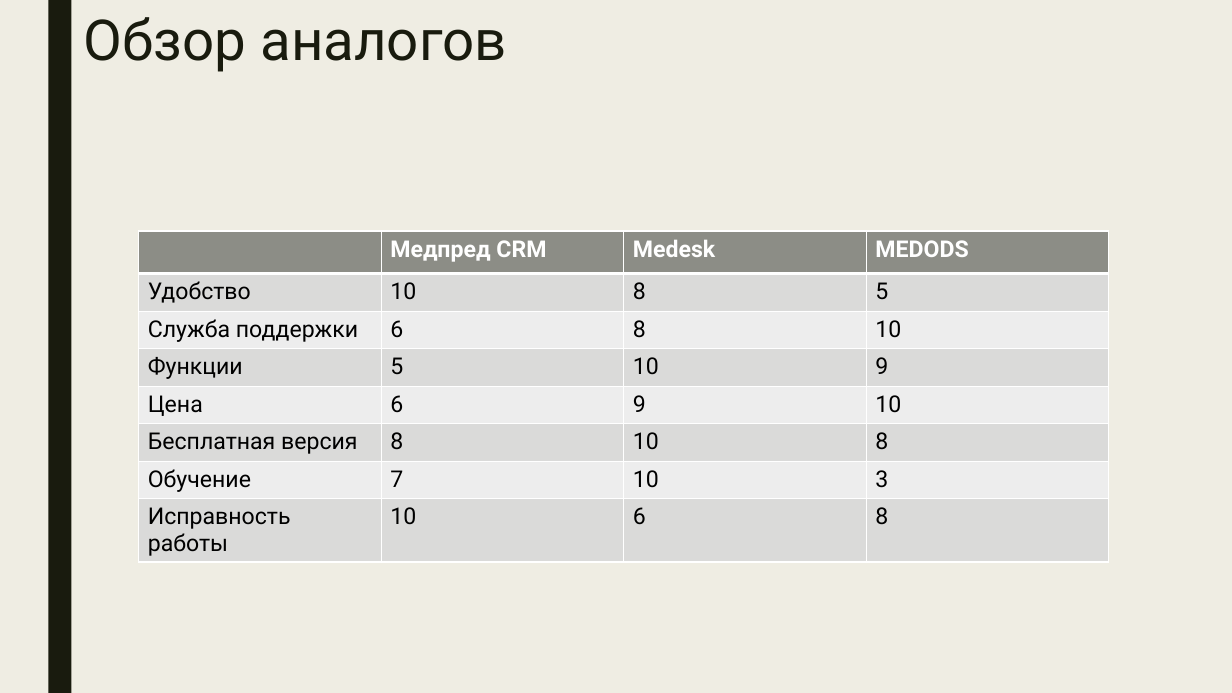
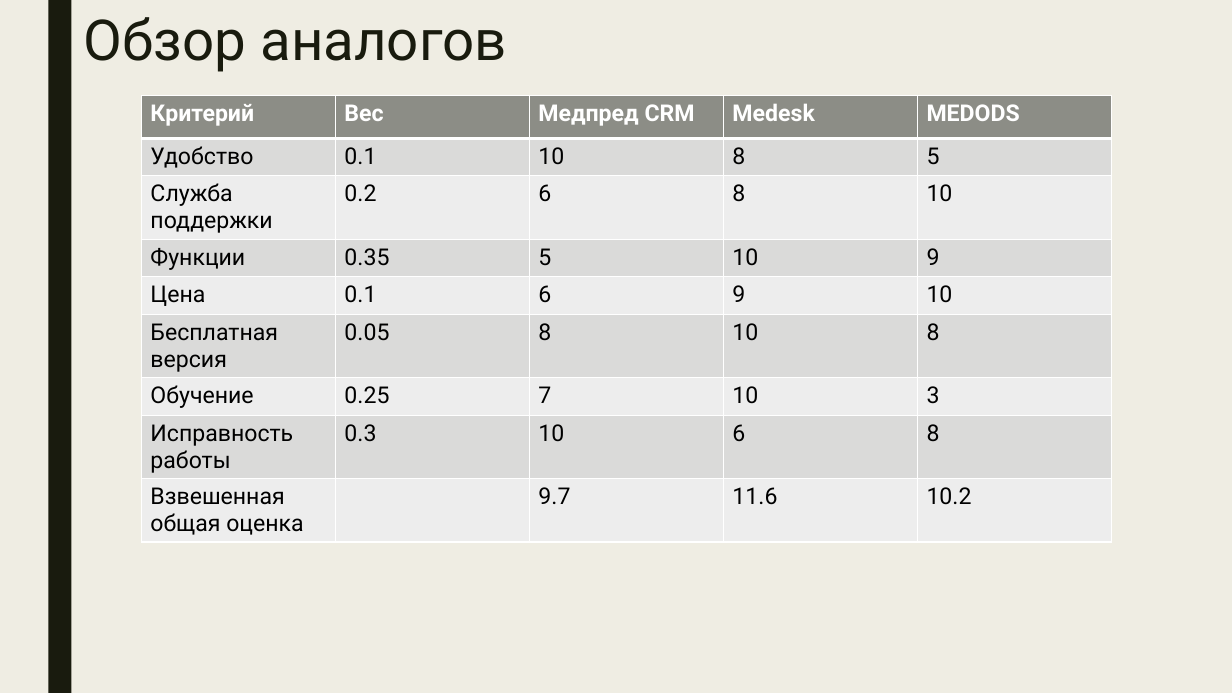
Before and after one commit to javavlsu/course-work-team-04-krylov, a slide deck: slide 6 of docs/Крылов Егор ИСТ-220 Проект Этап 1.pptx. Drawn at 1232x693 pixels with LibreOffice and Linux fonts; fonts in the diff are those of the drawing. Boxes give left, top, right and bottom in pixels: in the first picture for what was removed or moved away, otherwise in the second. Text is boxed around its words. In the diff, an @@ line names an element or a change of style, - is before the commit and + after.

```diff
--- a/docs/Крылов Егор ИСТ-220 Проект Этап 1.pptx
+++ b/docs/Крылов Егор ИСТ-220 Проект Этап 1.pptx
@@ table at <box>141,95,1112,546</box> @@
- | Медпред CRM | Medesk | MEDODS
-Удобство | 10 | 8 | 5
-Служба поддержки | 6 | 8 | 10
-Функции | 5 | 10 | 9
-Цена | 6 | 9 | 10
-Бесплатная версия | 8 | 10 | 8
-Обучение | 7 | 10 | 3
-Исправность работы | 10 | 6 | 8
+Критерий | Вес | Медпред CRM | Medesk | MEDODS
+Удобство | 0.1 | 10 | 8 | 5
+Служба поддержки | 0.2 | 6 | 8 | 10
+Функции | 0.35 | 5 | 10 | 9
+Цена | 0.1 | 6 | 9 | 10
+Бесплатная версия | 0.05 | 8 | 10 | 8
+Обучение | 0.25 | 7 | 10 | 3
+Исправность работы | 0.3 | 10 | 6 | 8
+Взвешенная общая оценка |  | 9.7 | 11.6 | 10.2
@@ table: place and size @@
-table at <box>139,231,1107,560</box>
+table at <box>141,95,1112,546</box>
```
